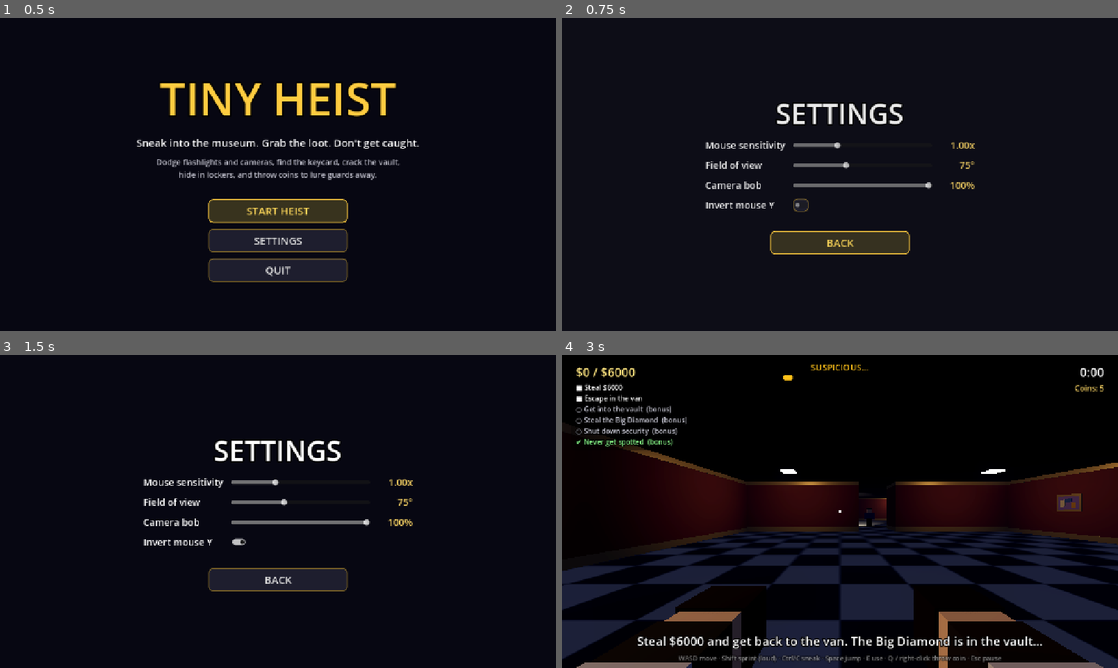
Above: before the commit, frames 1-4 (two rows, left to right).
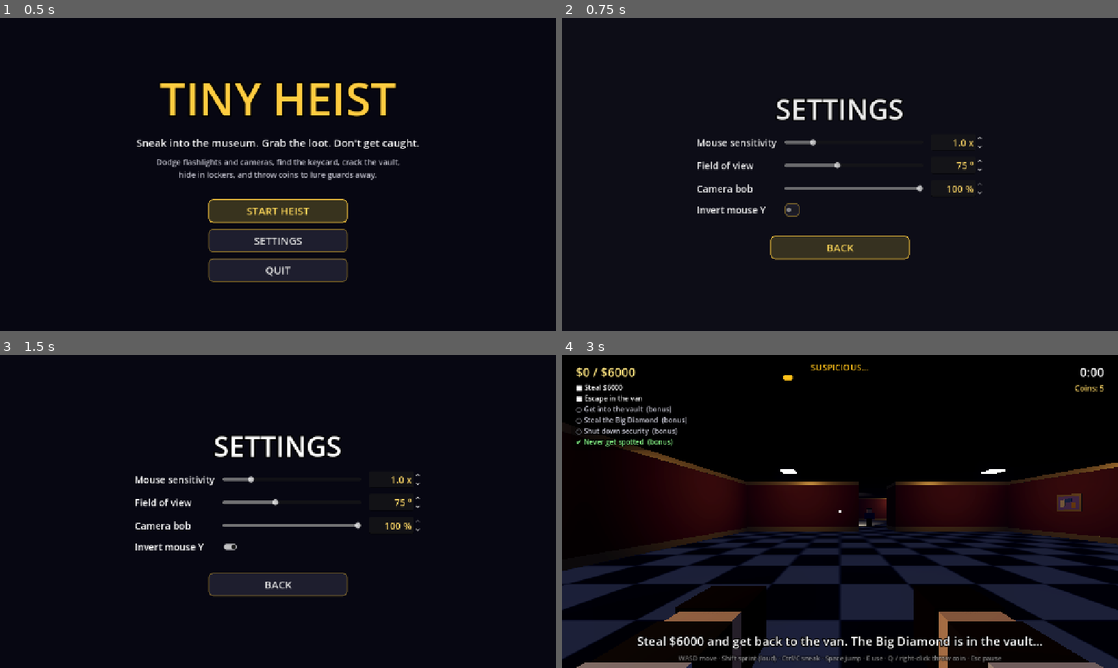
Above: after the commit, the same moments.

Repository: SubToFeralsloth11/tiny-heist
Game: Godot game, scene res://main.tscn
The game is run twice, just before and just after one commit, with the same random seed, the same clock (stepped at 60 frames per second) and the same inputs.
Inputs (mouse positions are in pixels of both pictures, inside the frame that each line leads up to; where the layout moved, square brackets give the same spot in the first picture):
- Up to frame 1 (0.5 s): no input
- Up to frame 2 (0.75 s): click "SETTINGS" at 0.5 s
- Up to frame 3 (1.5 s): click (227, 545) [239, 542] at 1.25 s
- Up to frame 4 (3 s): click "BACK" at 2 s; click "START HEIST" at 2.75 s

Frame 1 is identical in both runs. In frame 2, 4.1% of the frame differs, in the area x 24-76%, y 25-78%; in frame 3, 4.1%; in frame 4, nothing differs.

Commit message:
Make mouse sensitivity typeable and widen its range

Diff:
--- a/scripts/main.gd
+++ b/scripts/main.gd
@@ -133,15 +133,13 @@
 	grid.add_theme_constant_override("h_separation", 18)
 	grid.add_theme_constant_override("v_separation", 14)
 	box.add_child(grid)
-	_slider_row(grid, "Mouse sensitivity", 0.1, 3.0, 0.05, Settings.mouse_sensitivity,
-		func(v: float) -> String: return "%.2fx" % v,
+	_slider_row(grid, "Mouse sensitivity", Settings.SENSITIVITY_MIN, Settings.SENSITIVITY_MAX, 0.01,
+		Settings.mouse_sensitivity, "x",
 		func(v: float) -> void: Settings.mouse_sensitivity = v)
-	_slider_row(grid, "Field of view", 60.0, 100.0, 1.0, Settings.fov,
-		func(v: float) -> String: return "%d°" % v,
+	_slider_row(grid, "Field of view", 60.0, 100.0, 1.0, Settings.fov, "°",
 		func(v: float) -> void: Settings.fov = v)
-	_slider_row(grid, "Camera bob", 0.0, 1.0, 0.05, Settings.camera_bob,
-		func(v: float) -> String: return "%d%%" % roundi(v * 100),
-		func(v: float) -> void: Settings.camera_bob = v)
+	_slider_row(grid, "Camera bob", 0.0, 100.0, 5.0, Settings.camera_bob * 100.0, "%",
+		func(v: float) -> void: Settings.camera_bob = v / 100.0)
 	var label := _text(grid, "Invert mouse Y", 22)
 	label.horizontal_alignment = HORIZONTAL_ALIGNMENT_LEFT
 	var check := CheckButton.new()
@@ -257,24 +255,34 @@
 	box.add_child(s)
 
 
+## Slider plus a linked SpinBox so the exact value can also be typed in.
 func _slider_row(grid: GridContainer, name: String, lo: float, hi: float, step: float,
-		value: float, fmt: Callable, apply: Callable) -> void:
+		value: float, suffix: String, apply: Callable) -> void:
 	var label := _text(grid, name, 22)
 	label.horizontal_alignment = HORIZONTAL_ALIGNMENT_LEFT
 	var slider := HSlider.new()
-	slider.min_value = lo
-	slider.max_value = hi
-	slider.step = step
-	slider.value = value
+	var spin := SpinBox.new()
+	for r: Range in [slider, spin]:
+		r.min_value = lo
+		r.max_value = hi
+		r.step = step
+		r.value = value
+	# Link both to one shared value so dragging and typing stay in sync.
+	slider.share(spin)
 	slider.custom_minimum_size = Vector2(320, 32)
 	slider.size_flags_vertical = Control.SIZE_SHRINK_CENTER
 	grid.add_child(slider)
-	var readout := _text(grid, fmt.call(value), 22, Color(1, 0.85, 0.4))
-	readout.custom_minimum_size.x = 80
-	readout.horizontal_alignment = HORIZONTAL_ALIGNMENT_RIGHT
+	spin.suffix = suffix
+	spin.select_all_on_focus = true
+	spin.custom_minimum_size.x = 120
+	spin.size_flags_vertical = Control.SIZE_SHRINK_CENTER
+	var line := spin.get_line_edit()
+	line.add_theme_font_size_override("font_size", 22)
+	line.add_theme_color_override("font_color", Color(1, 0.85, 0.4))
+	line.alignment = HORIZONTAL_ALIGNMENT_RIGHT
+	grid.add_child(spin)
 	slider.value_changed.connect(func(v: float) -> void:
 		apply.call(v)
-		readout.text = fmt.call(v)
 		Settings.save())
 
 
--- a/scripts/settings.gd
+++ b/scripts/settings.gd
@@ -5,7 +5,9 @@
 
 const PATH := "user://settings.cfg"
 
-## Multiplier on the base mouse look speed (0.1 – 3.0).
+## Multiplier on the base mouse look speed.
+const SENSITIVITY_MIN := 0.05
+const SENSITIVITY_MAX := 5.0
 var mouse_sensitivity := 1.0
 var invert_y := false
 var fov := 75.0
@@ -19,7 +21,7 @@
 	var cfg := ConfigFile.new()
 	if cfg.load(PATH) != OK:
 		return
-	mouse_sensitivity = clampf(cfg.get_value("controls", "mouse_sensitivity", mouse_sensitivity), 0.1, 3.0)
+	mouse_sensitivity = clampf(cfg.get_value("controls", "mouse_sensitivity", mouse_sensitivity), SENSITIVITY_MIN, SENSITIVITY_MAX)
 	invert_y = cfg.get_value("controls", "invert_y", invert_y)
 	fov = clampf(cfg.get_value("video", "fov", fov), 60.0, 100.0)
 	camera_bob = clampf(cfg.get_value("video", "camera_bob", camera_bob), 0.0, 1.0)
Not shown, changed: README.md
